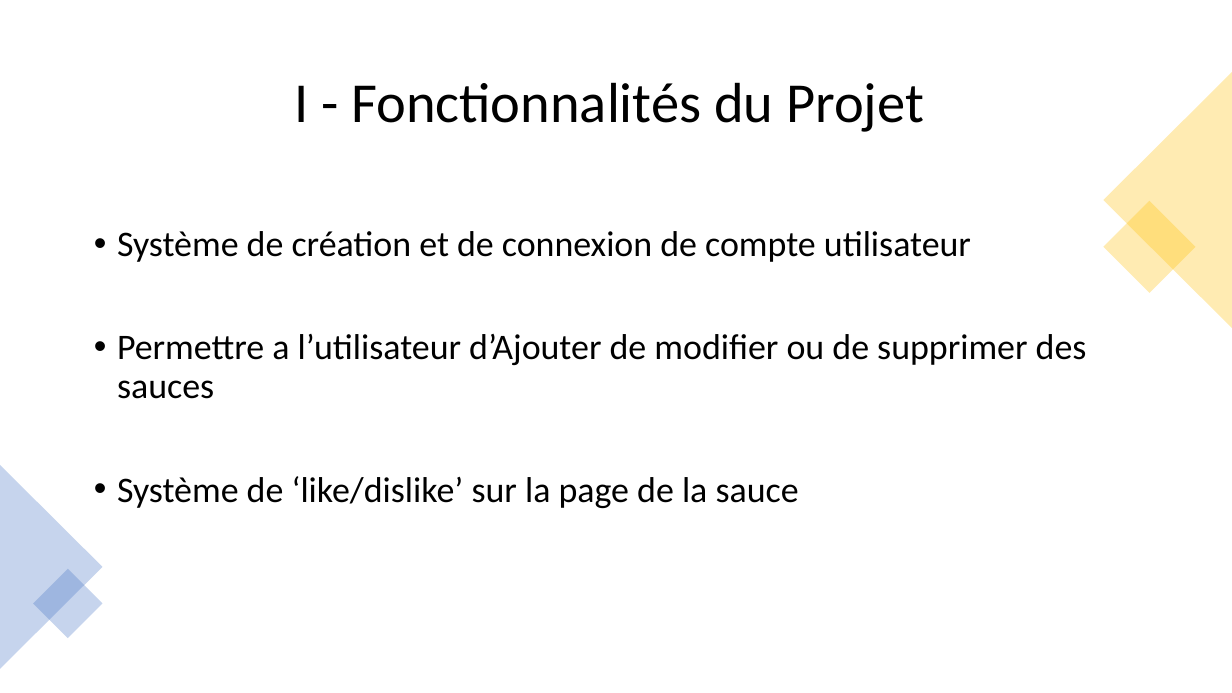
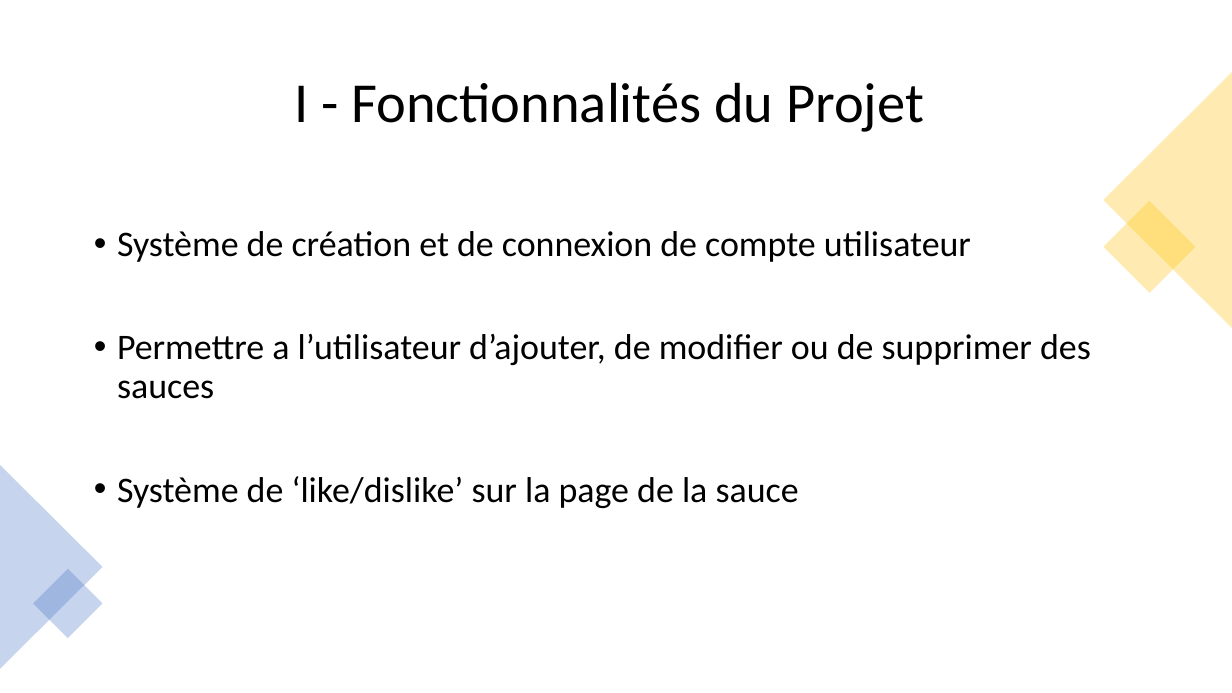
Before and after one commit to Nono-Le-Robot/TP06_Construisez_une_API, a slide deck: slide 3 of Ressources/Presentation P6.pptx. Drawn at 1232x693 pixels with LibreOffice and Linux fonts; fonts in the diff are those of the drawing. Boxes give left, top, right and bottom in pixels: in the first picture for what was removed or moved away, otherwise in the second. Text is boxed around its words. In the diff, an @@ line names an element or a change of style, - is before the commit and + after.

```diff
--- a/Ressources/Presentation P6.pptx
+++ b/Ressources/Presentation P6.pptx
@@ text at box(117, 334, 1091, 399): text changed @@
-• Permettre a l’utilisateur d’Ajouter de modifier ou de supprimer des sauces
+• Permettre a l’utilisateur d’ajouter, de modifier ou de supprimer des sauces
```
Also in this commit, not shown: 7 other slides changed, 9 slides added, 12 slides removed, 6 other files.
